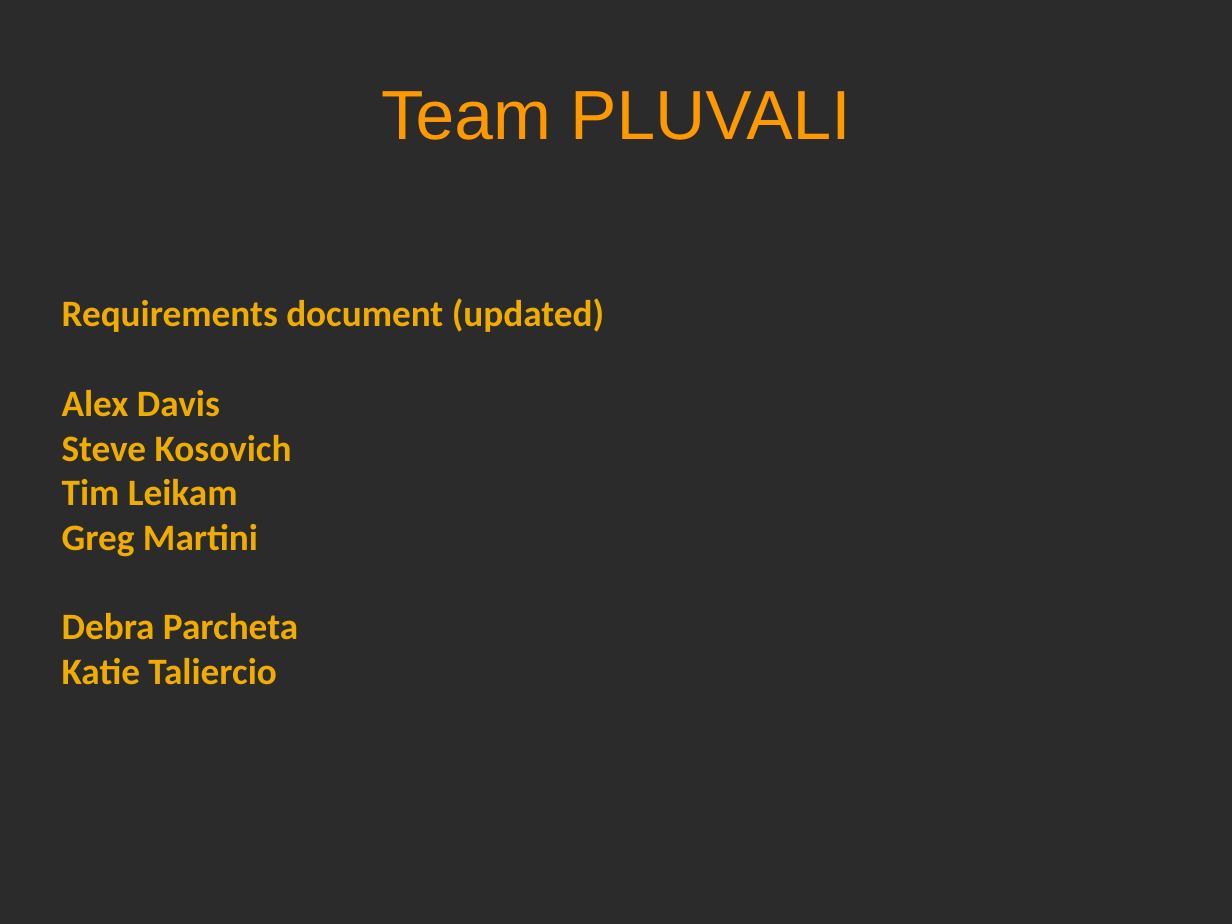
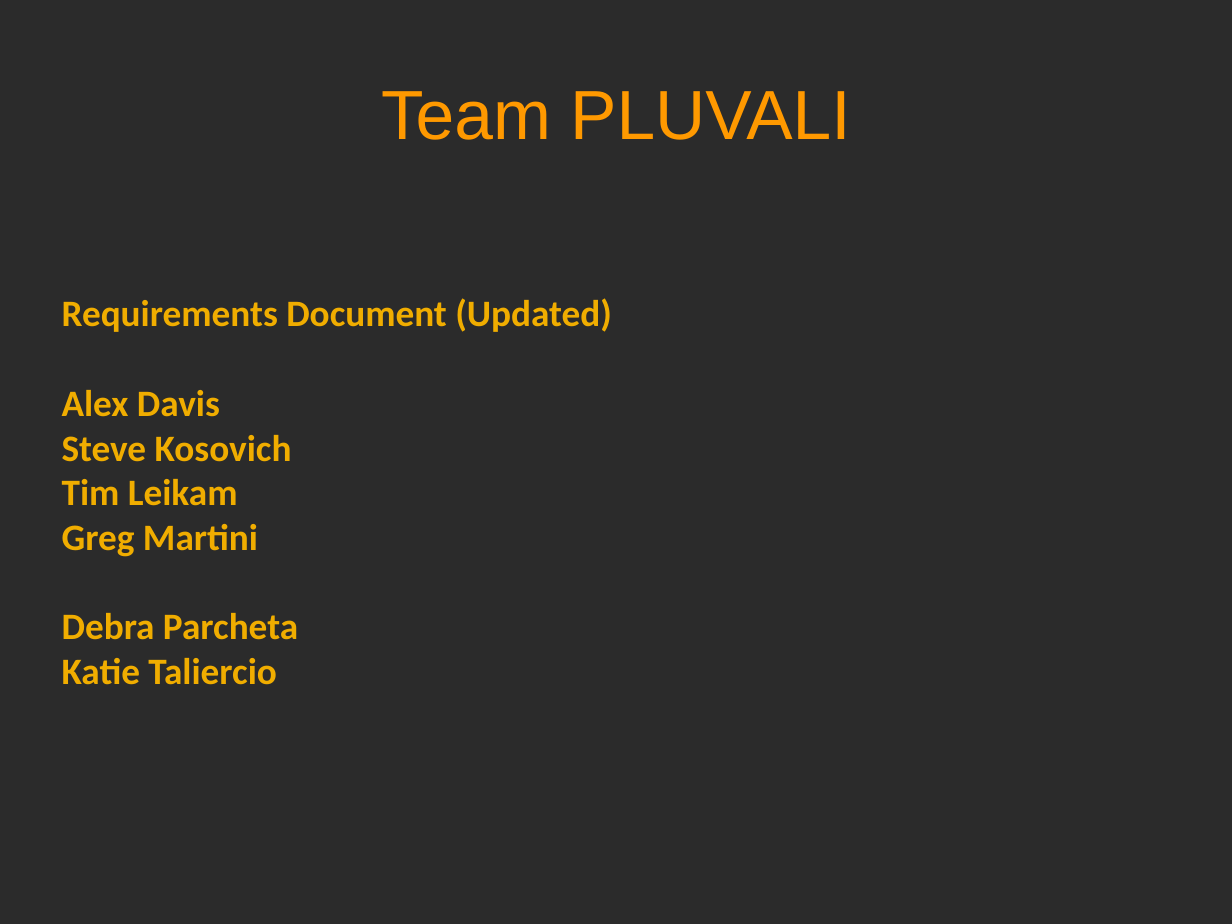
Before and after one commit to GregMartini/pluvali, a slide deck: slide 1 of Documentation/Requirements_Updated_Presentation_Pluvali.odp. Drawn at 1232x924 pixels with LibreOffice and Linux fonts; fonts in the diff are those of the drawing; background and template pictures are left out; a plain dark background stands for a picture behind light text. Boxes give left, top, right and bottom in pixels: in the first picture for what was removed or moved away, otherwise in the second. Text is boxed around its words. In the diff, an @@ line names an element or a change of style, - is before the commit and + after.

Commit message:
The updated Requirements, in all forms
This has the updated versions of the Requirements, the presentation
(spell checked version), and a PDF so it looks like it is supposed to
format-wise

```diff
--- a/Documentation/Requirements_Updated_Presentation_Pluvali.odp
+++ b/Documentation/Requirements_Updated_Presentation_Pluvali.odp
@@ subtitle at [62,298,612,332]: text changed @@
-Requirements document (updated)
+Requirements Document (Updated)
```
Also in this commit, not shown: 1 other slide changed, 3 other files.
